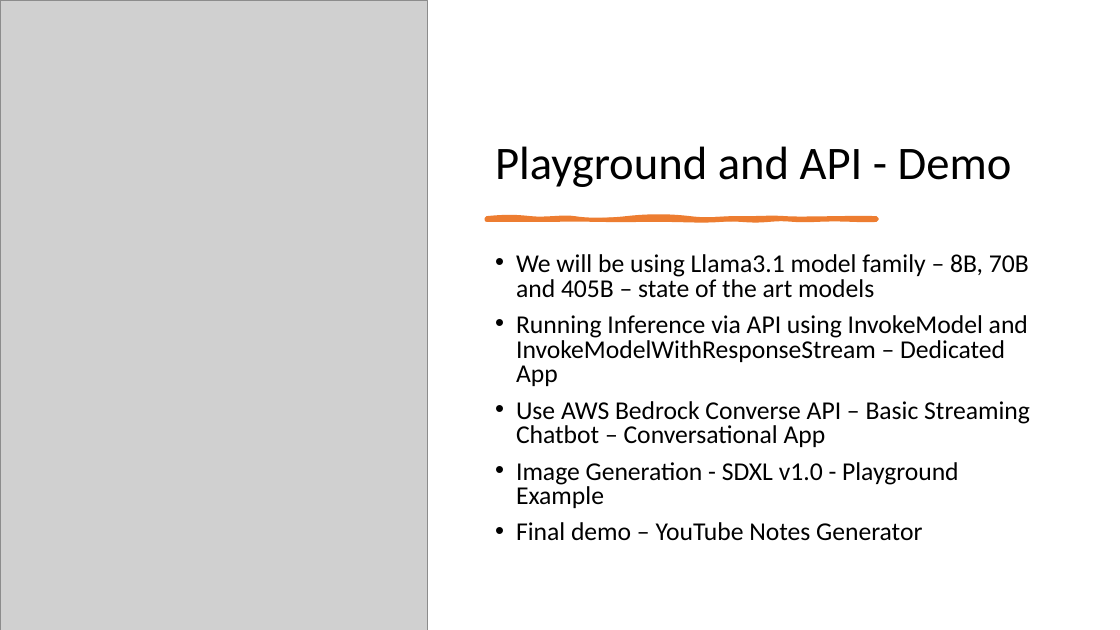
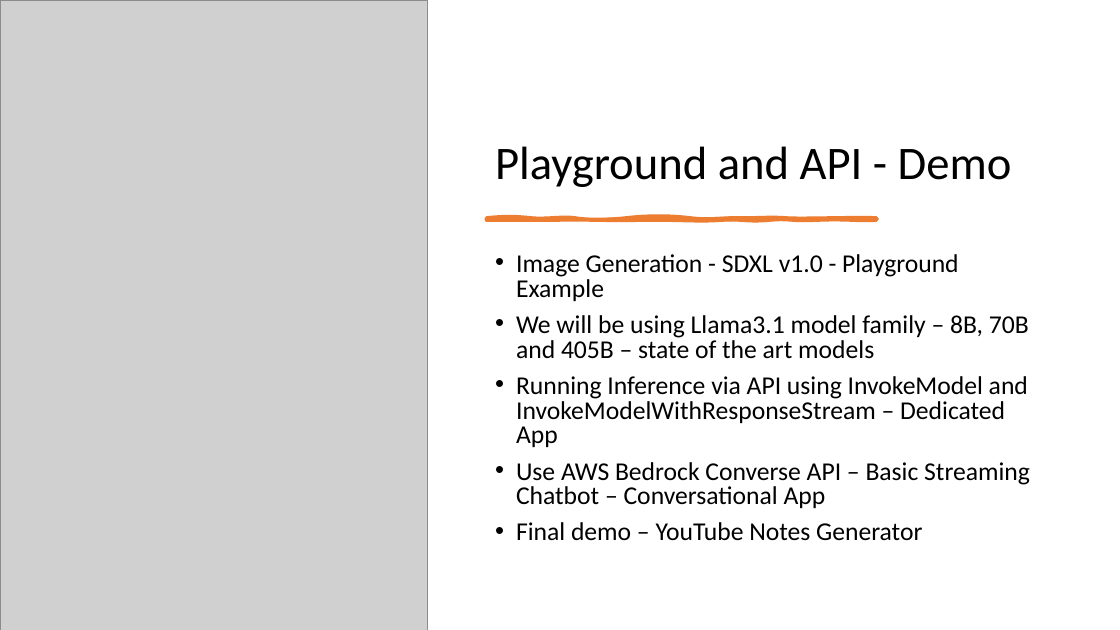
Before and after one commit to di37/aws-bedrock-presentation, a slide deck: slide 13 of Amazon Bedrock.pptx. Drawn at 1120x630 pixels with LibreOffice and Linux fonts; fonts in the diff are those of the drawing; grey boxes stand for pictures. Boxes give left, top, right and bottom in pixels: in the first picture for what was removed or moved away, otherwise in the second. Text is boxed around its words. In the diff, an @@ line names an element or a change of style, - is before the commit and + after.

```diff
--- a/Amazon Bedrock.pptx
+++ b/Amazon Bedrock.pptx
@@ text at [516, 254, 959, 301]: paragraph added @@
+• Image Generation - SDXL v1.0 - Playground Example
@@ text at [516, 462, 959, 508]: paragraph removed @@
-• Image Generation - SDXL v1.0 - Playground Example
```
Also in this commit, not shown: 2 other slides changed, 1 slide added, 4 other files.
